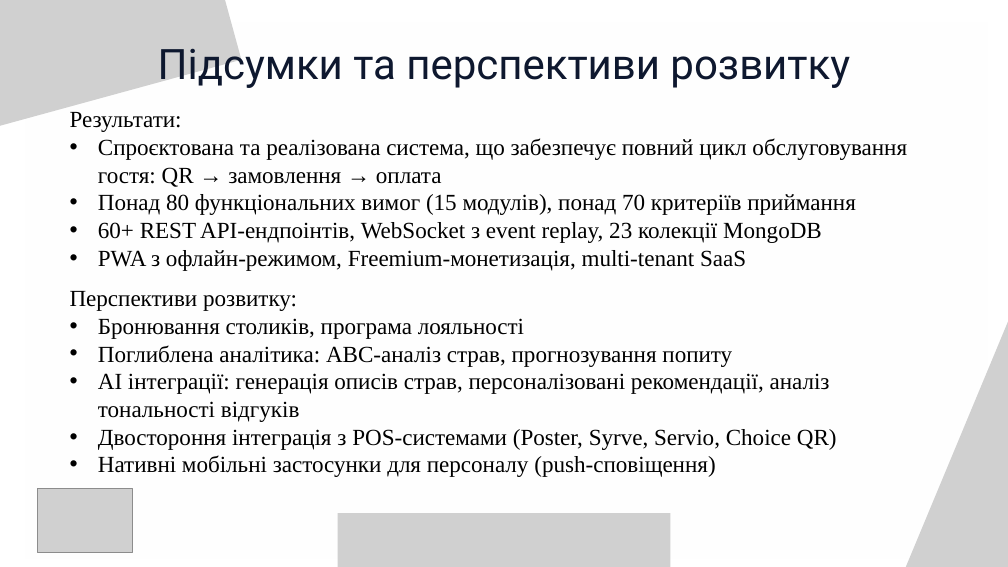
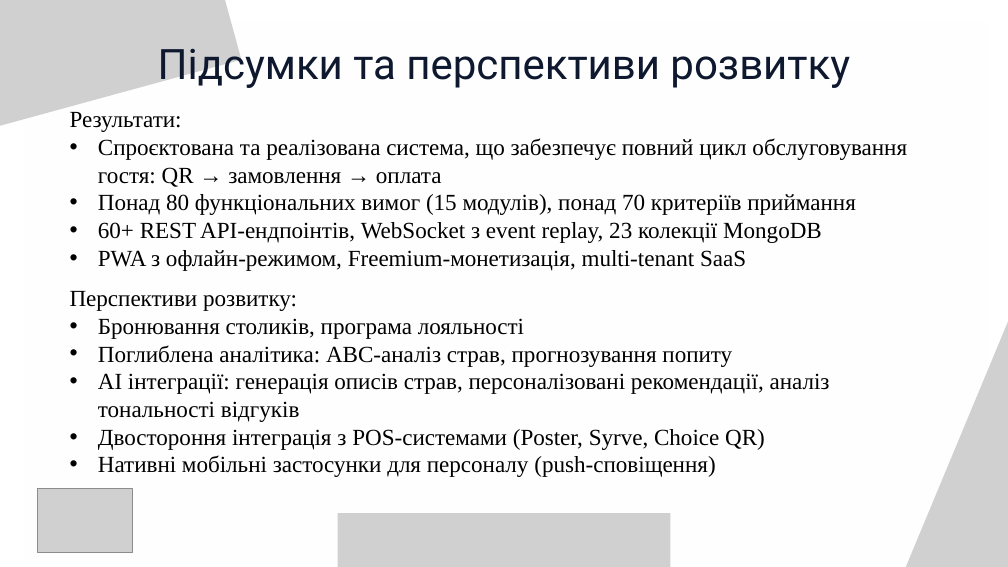
Before and after one commit to NureTokarDenys/QR-Rest, a slide deck: slide 12 of docs/Presentatation/2026_Б_ПІ_ПЗПІ-22-1_Токар_Д_Ю.pptx. Drawn at 1008x567 pixels with LibreOffice and Linux fonts; fonts in the diff are those of the drawing; grey boxes stand for pictures; background and template pictures are left out. Boxes give left, top, right and bottom in pixels: in the first picture for what was removed or moved away, otherwise in the second. Text is boxed around its words. In the diff, an @@ line names an element or a change of style, - is before the commit and + after.

```diff
--- a/docs/Presentatation/2026_Б_ПІ_ПЗПІ-22-1_Токар_Д_Ю.pptx
+++ b/docs/Presentatation/2026_Б_ПІ_ПЗПІ-22-1_Токар_Д_Ю.pptx
@@ text at <box>98,429,765,450</box>: text changed @@
-• Двостороння інтеграція з POS-системами (Poster, Syrve, Servio, Choice QR)
+• Двостороння інтеграція з POS-системами (Poster, Syrve, Choice QR)
```
Also in this commit, not shown: 5 other slides changed, 3 other files.
